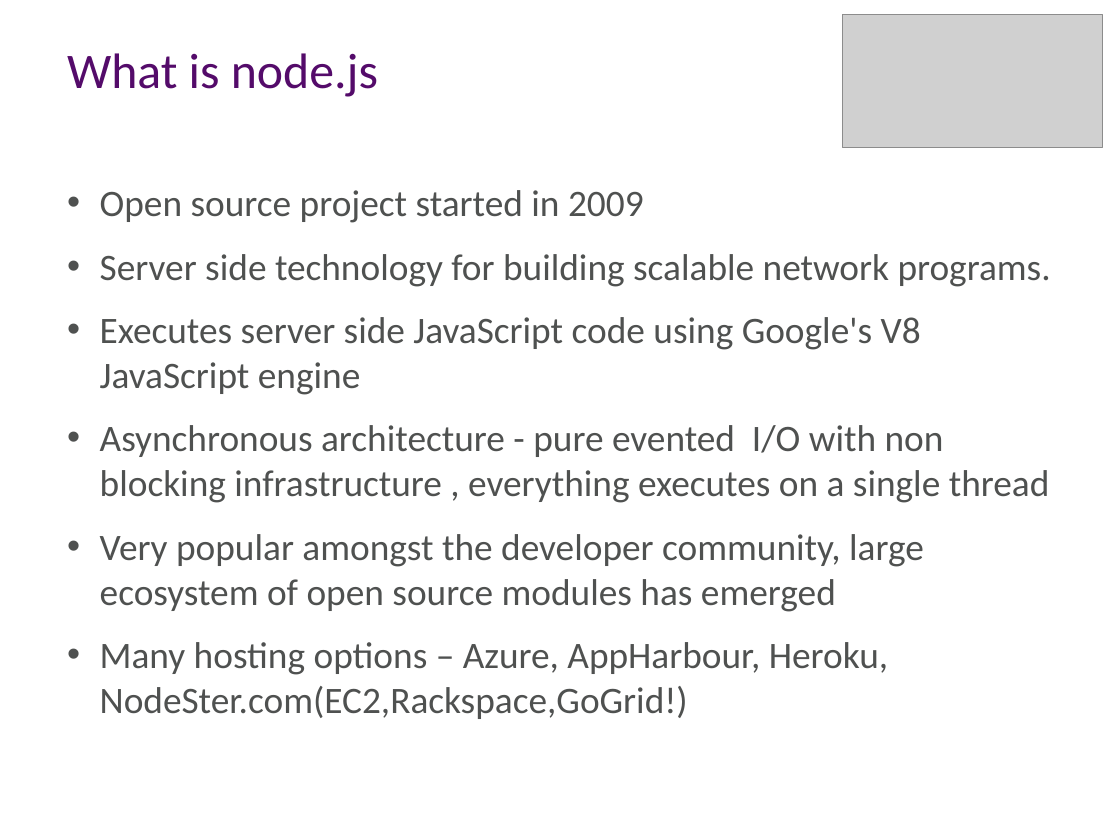
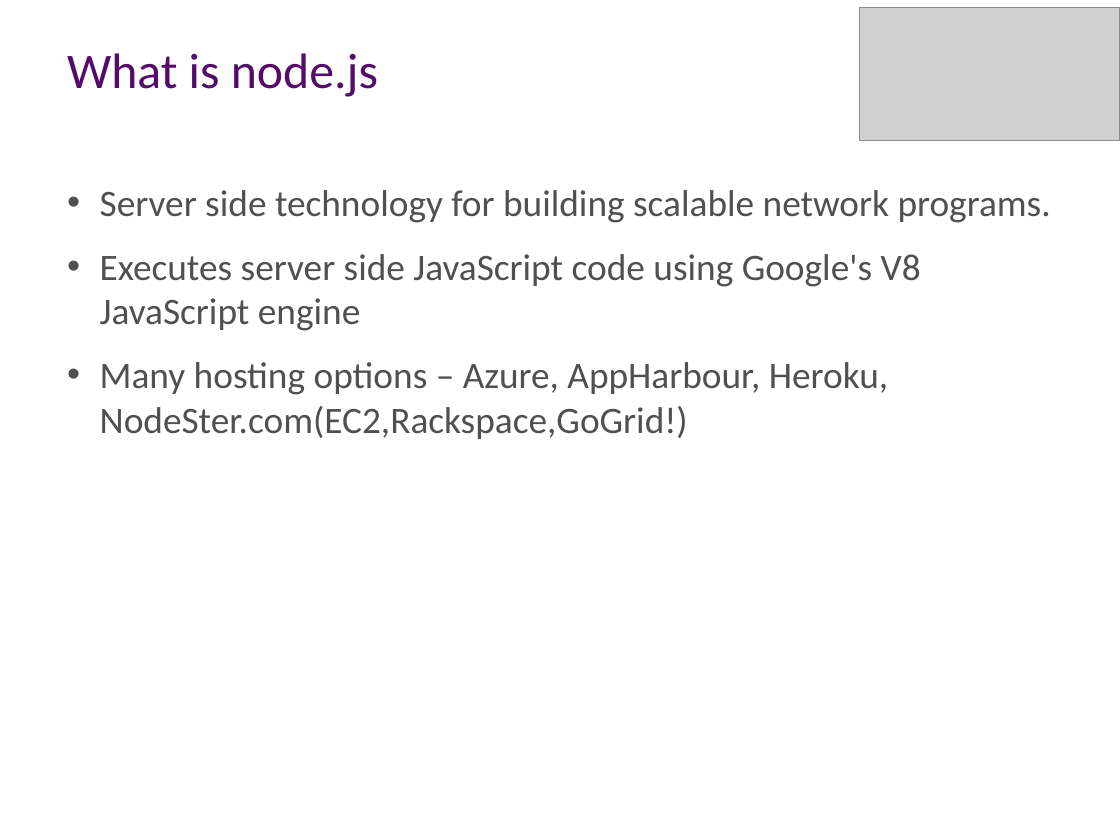
Before and after one commit to aidancasey/AzureNodeChatClient, a slide deck: slide 5 of presentation/Building Node.js Applications on Windows Azure.pptx (slide 4 before the commit). Drawn at 1120x840 pixels with LibreOffice and Linux fonts; fonts in the diff are those of the drawing; grey boxes stand for pictures; background and template pictures are left out. Boxes give left, top, right and bottom in pixels: in the first picture for what was removed or moved away, otherwise in the second. Text is boxed around its words. In the diff, an @@ line names an element or a change of style, - is before the commit and + after.

```diff
--- a/presentation/Building Node.js Applications on Windows Azure.pptx
+++ b/presentation/Building Node.js Applications on Windows Azure.pptx
@@ picture moved from (x1=842, y1=15, x2=1102, y2=148) to (x1=860, y1=8, x2=1120, y2=141) @@
@@ text at (x1=100, y1=190, x2=644, y2=223): paragraph removed @@
-• Open source project started in 2009
@@ text at (x1=100, y1=425, x2=1050, y2=612): paragraphs removed @@
-• Asynchronous architecture - pure evented I/O with non blocking infrastructure , everything executes on a single thread
-• Very popular amongst the developer community, large ecosystem of open source modules has emerged
```
Also in this commit, not shown: 1 other slide changed, 4 slides added, 7 slides removed.
